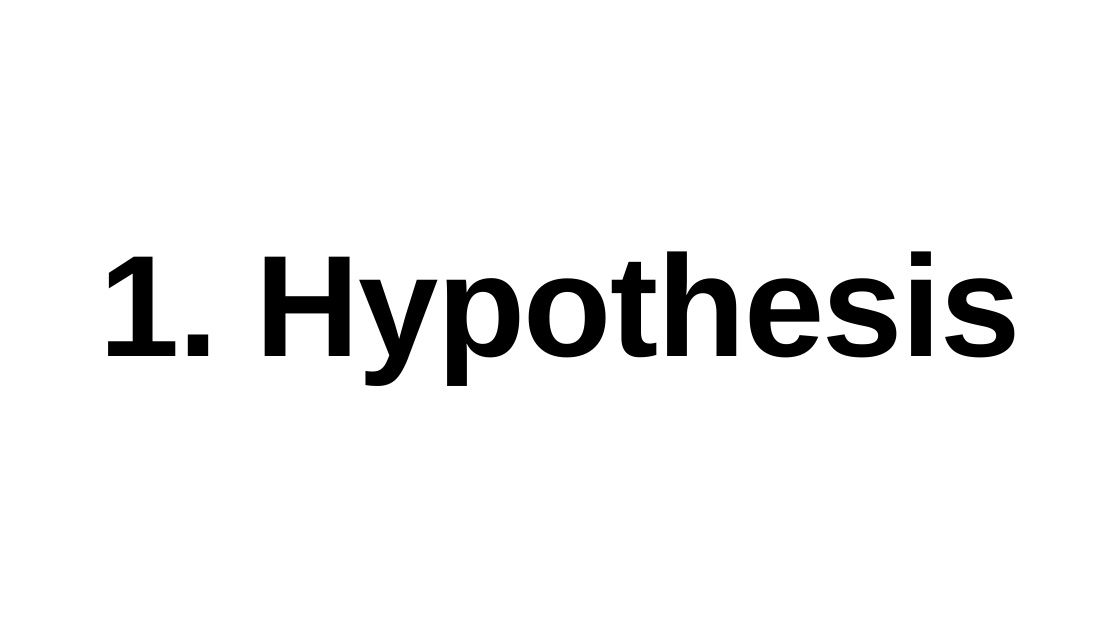
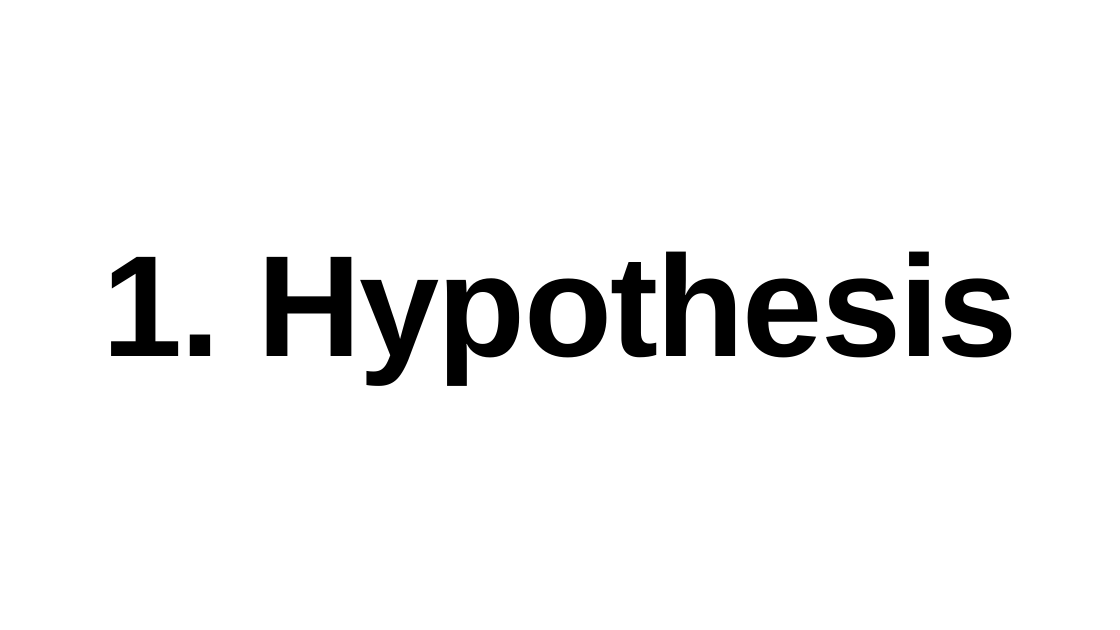
Before and after one commit to mmsaki/nft-trading-analysis, a slide deck: slide 4 of Fintech Group Presentation.pptx. Drawn at 1120x630 pixels with LibreOffice and Linux fonts; fonts in the diff are those of the drawing. Boxes give left, top, right and bottom in pixels: in the first picture for what was removed or moved away, otherwise in the second. Text is boxed around its words. In the diff, an @@ line names an element or a change of style, - is before the commit and + after.

```diff
--- a/Fintech Group Presentation.pptx
+++ b/Fintech Group Presentation.pptx
@@ text "1. Hypothesis" at box(102, 251, 1018, 382): size 247.5 to 247 pt, letter spacing -2.5 to -3 pt @@
```
Also in this commit, not shown: 11 other slides changed, 1 slide removed.
